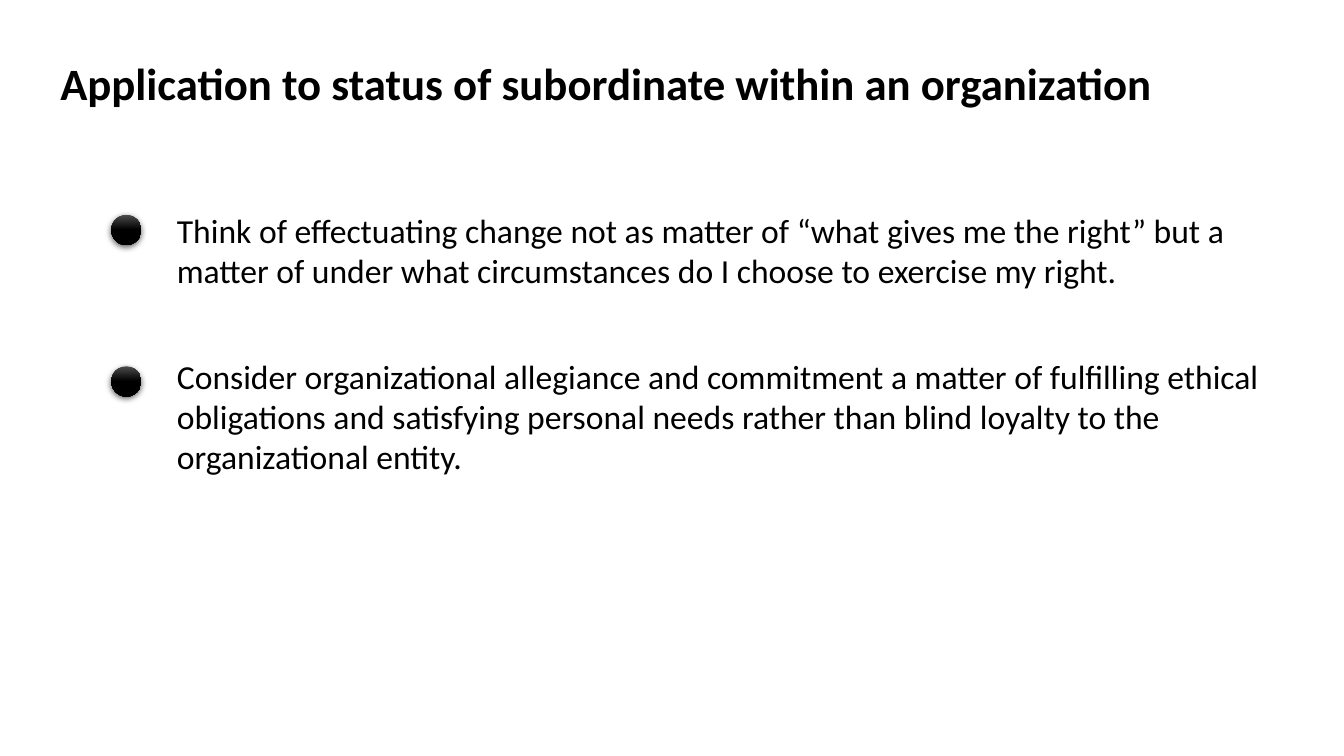
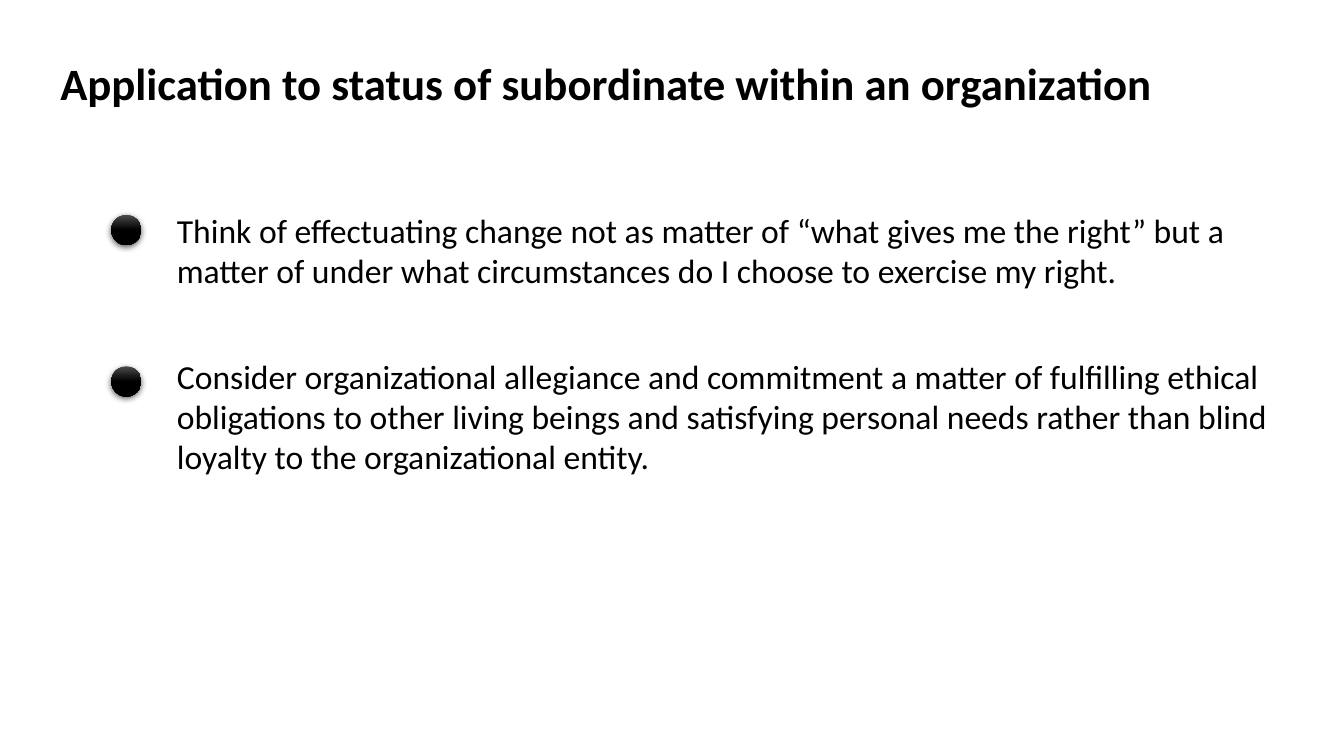
Before and after one commit to SLU-Courses-Townes/POLS6320, a slide deck: slide 7 of FinalPaper/Townes_POLS6320_2020_Spring_FinalPaper_Presentation_v00.pptx. Drawn at 1344x756 pixels with LibreOffice and Linux fonts; fonts in the diff are those of the drawing. Boxes give left, top, right and bottom in pixels: in the first picture for what was removed or moved away, otherwise in the second. Text is boxed around its words. In the diff, an @@ line names an element or a change of style, - is before the commit and + after.

```diff
--- a/FinalPaper/Townes_POLS6320_2020_Spring_FinalPaper_Presentation_v00.pptx
+++ b/FinalPaper/Townes_POLS6320_2020_Spring_FinalPaper_Presentation_v00.pptx
@@ text at (x1=177, y1=365, x2=1266, y2=475): text changed @@
-Consider organizational allegiance and commitment a matter of fulfilling ethical obligations and satisfying personal needs rather than blind loyalty to the organizational entity.
+Consider organizational allegiance and commitment a matter of fulfilling ethical obligations to other living beings and satisfying personal needs rather than blind loyalty to the organizational entity.
```
Also in this commit, not shown: 3 other slides changed, 1 slide added, 1 other file.
